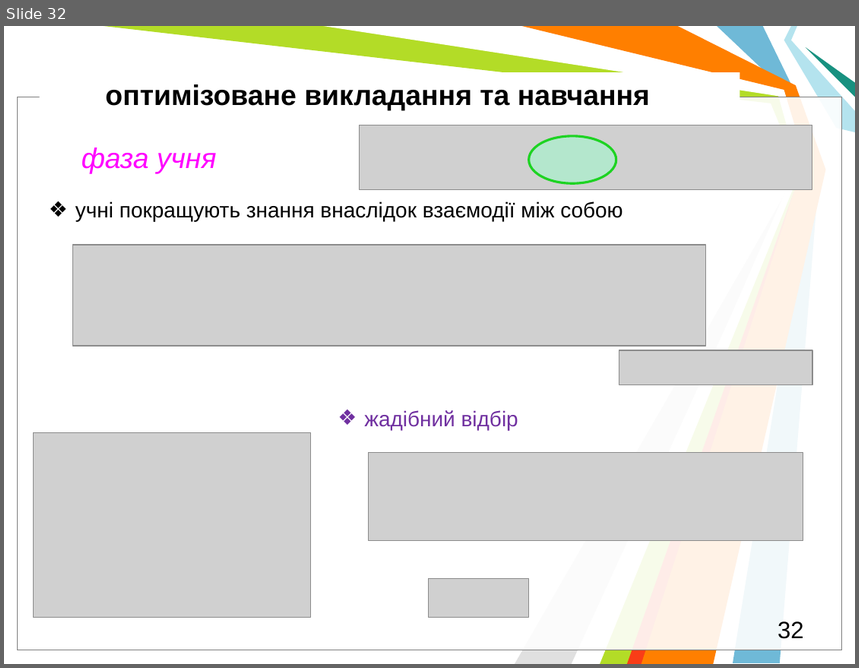
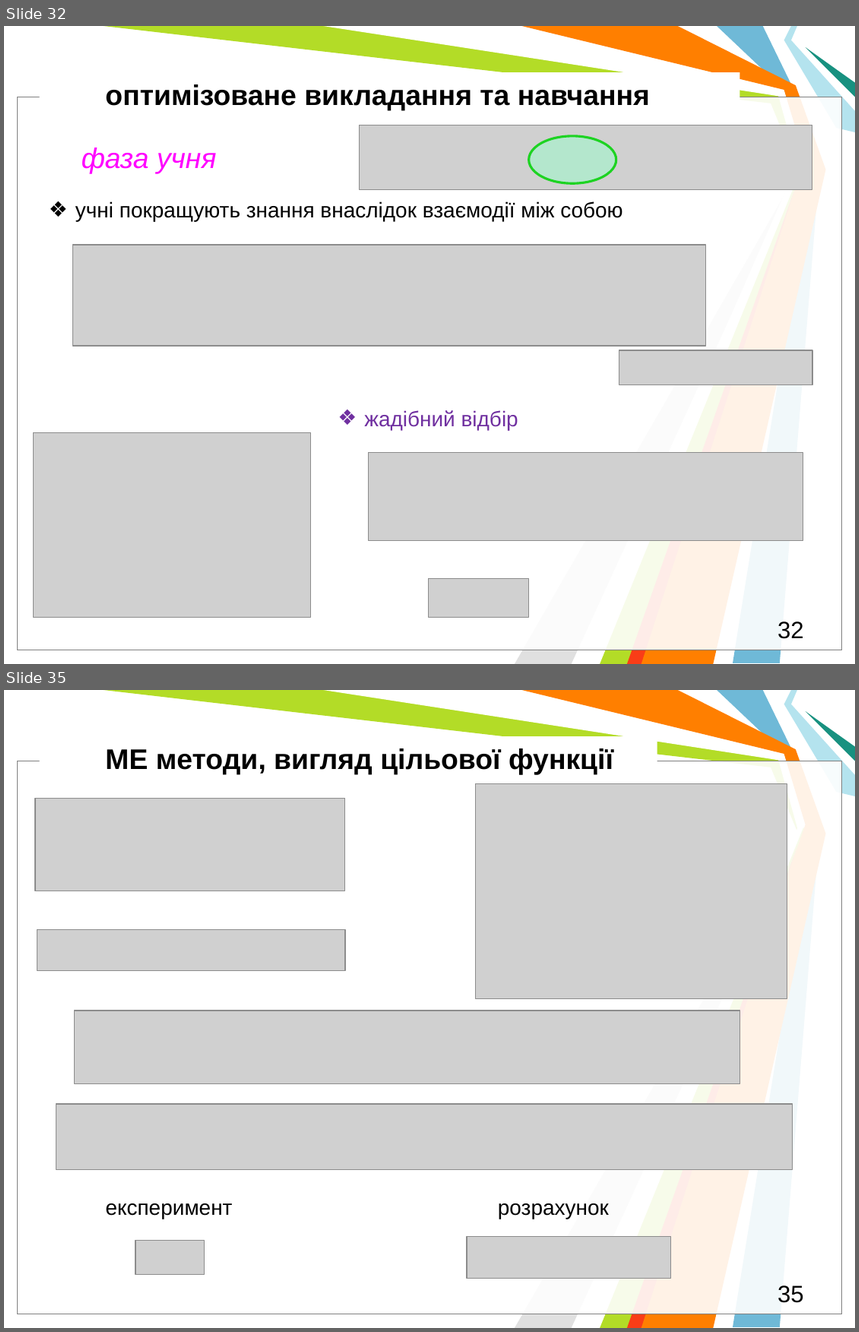
Before and after one commit to l432/NMK, a slide deck: Lecture/DAAD/DAAD_MetaH.pptm. Shown one above the other, each under a label of ours: slide 32 before the commit, slides 32 and 35 after it; the slides between them are not shown. The pictures are 859x668 and 859x1332 pixels, drawn with LibreOffice and Linux fonts; fonts in the diff are those of the drawing; grey boxes stand for pictures; background and template pictures are left out. Boxes give left, top, right and bottom in pixels: in the first picture for what was removed or moved away, otherwise in the second. Text is boxed around its words. In the diff, an @@ line names an element or a change of style, - is before the commit and + after.

```diff
--- a/Lecture/DAAD/DAAD_MetaH.pptm
+++ b/Lecture/DAAD/DAAD_MetaH.pptm
@@ slide 35 added at (4,690,855,1328), background #FFFFFF; not listed: 11 template elements that a slide beside it also shows @@
@@ text added at (105,749,614,774), 24 pt, text #000000, bold @@
+МЕ методи, вигляд цільової функції
@@ picture added at (35,798,345,891) @@
@@ picture added at (475,783,787,999) @@
@@ picture added at (37,929,345,971) @@
@@ picture added at (75,1011,740,1084) @@
@@ picture added at (56,1104,792,1170) @@
@@ text added at (106,1204,233,1219), 18 pt, text #000000 @@
+експеримент
@@ text added at (498,1204,609,1219), 18 pt, text #000000 @@
+розрахунок
@@ picture added at (136,1241,205,1274) @@
@@ picture added at (467,1237,671,1279) @@
@@ page number added at (778,1286,804,1303), 20 pt, text #000000 @@
+35
```
Also in this commit, not shown: 1 slide changed, 4 other slides added.
